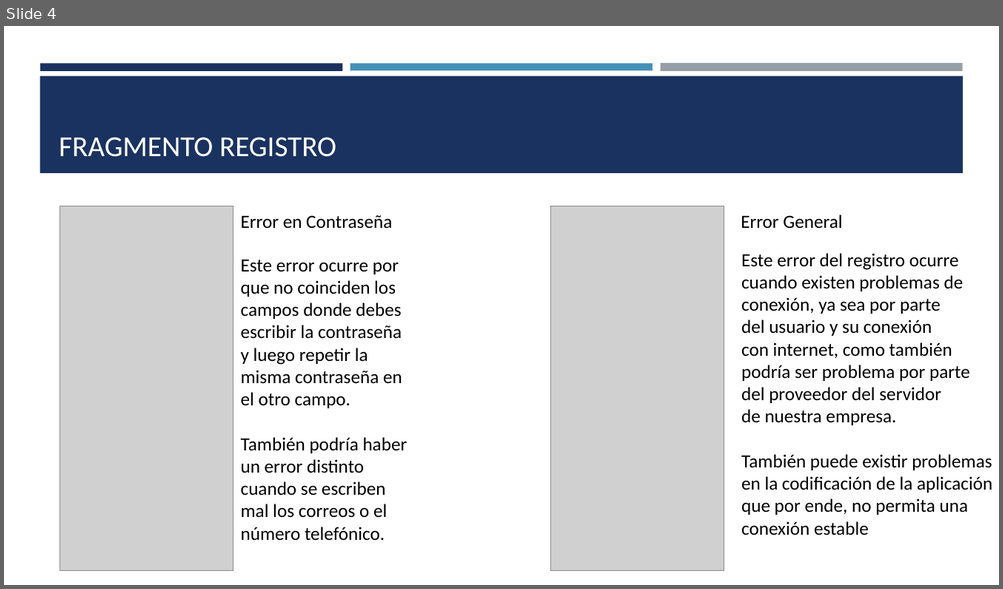
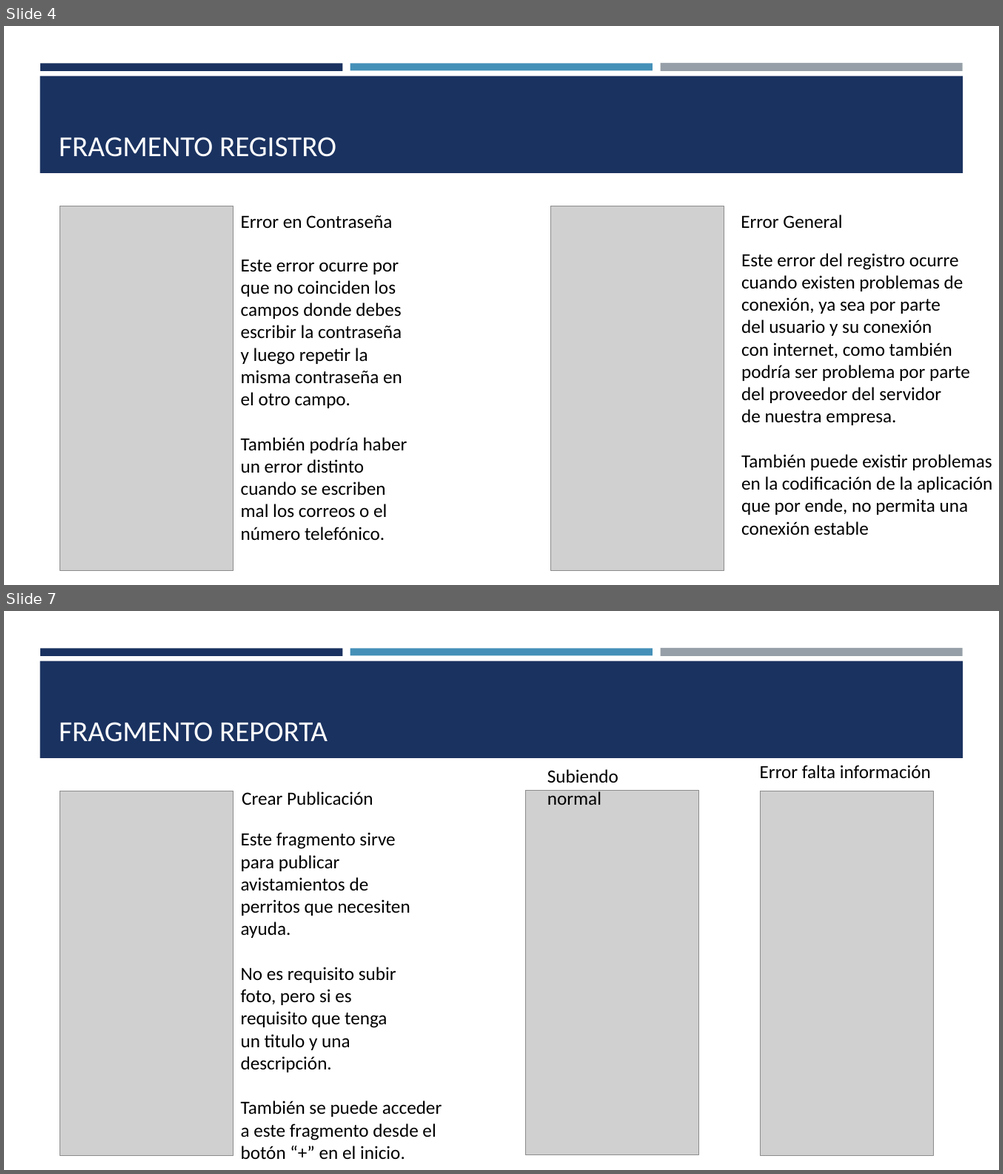
Before and after one commit to enzohachi/PerritosChile, a slide deck: presentacion proyecto/Aplicación Perritos Chile.pptx. Shown one above the other, each under a label of ours: slide 4 before the commit, slides 4 and 7 after it; the slides between them are not shown. The pictures are 1003x589 and 1003x1174 pixels, drawn with LibreOffice and Linux fonts; fonts in the diff are those of the drawing; grey boxes stand for pictures. Boxes give left, top, right and bottom in pixels: in the first picture for what was removed or moved away, otherwise in the second. Text is boxed around its words. In the diff, an @@ line names an element or a change of style, - is before the commit and + after.

```diff
--- a/presentacion proyecto/Aplicación Perritos Chile.pptx
+++ b/presentacion proyecto/Aplicación Perritos Chile.pptx
@@ slide 7 added at bbox=[4, 611, 999, 1170], background #FFFFFF; not listed: 4 template elements that a slide beside it also shows @@
@@ title added at bbox=[59, 722, 327, 742], 28 pt, text #FFFFFF @@
+FRAGMENTO REPORTA
@@ text added at bbox=[760, 765, 930, 779], 18 pt, text #000000 @@
+Error falta información
@@ text added at bbox=[547, 769, 618, 805], 18 pt, text #000000 @@
+Subiendo normal
@@ picture added at bbox=[60, 791, 233, 1156] @@
@@ text added at bbox=[242, 792, 373, 806], 18 pt, text #000000 @@
+Crear Publicación
@@ picture added at bbox=[526, 790, 699, 1156] @@
@@ picture added at bbox=[760, 791, 933, 1156] @@
@@ text added at bbox=[241, 832, 441, 1159], 18 pt, text #000000 @@
+Este fragmento sirve
+para publicar
+avistamientos de
+perritos que necesiten
+ayuda.
+No es requisito subir
+foto, pero si es
+requisito que tenga
+un titulo y una
+descripción.
+También se puede acceder
+a este fragmento desde el
+botón “+” en el inicio.
```
Also in this commit, not shown: 1 slide changed, 4 other slides added, 1 slide removed, 4 other files.
